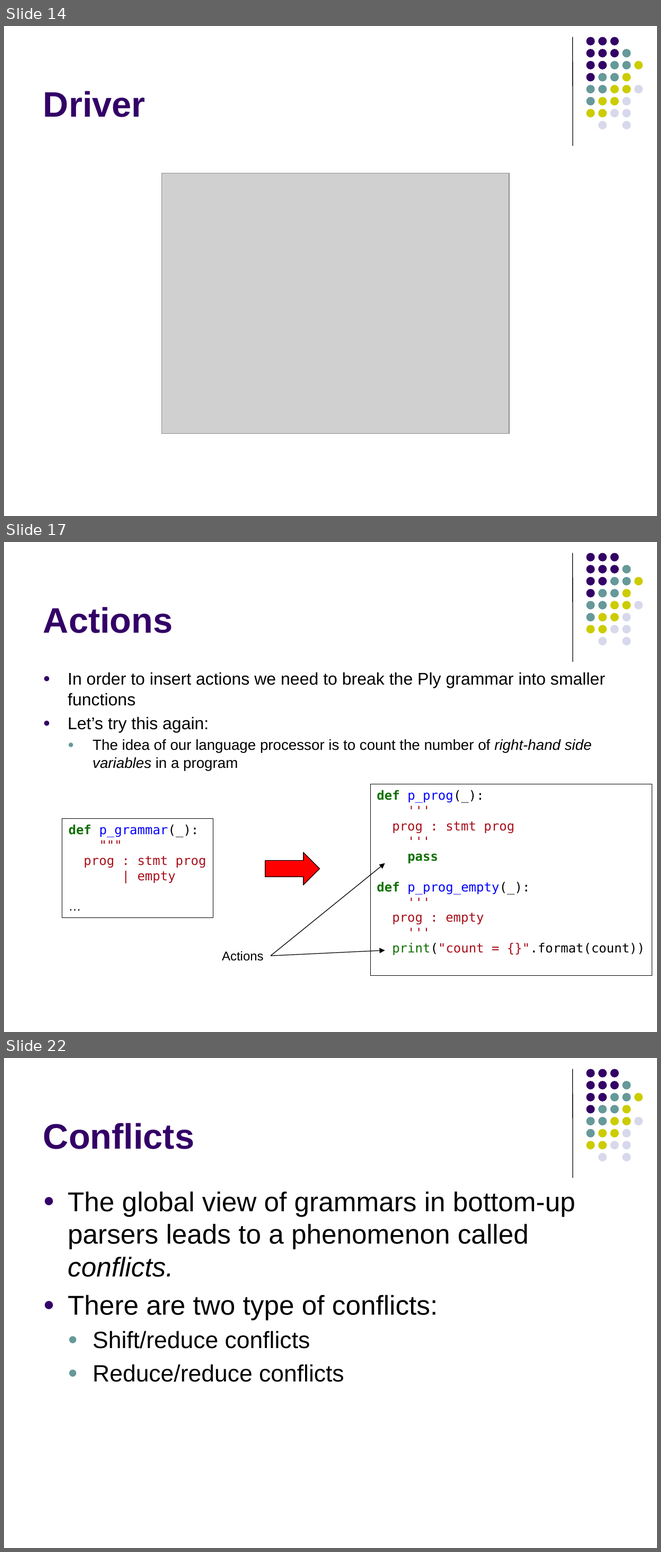
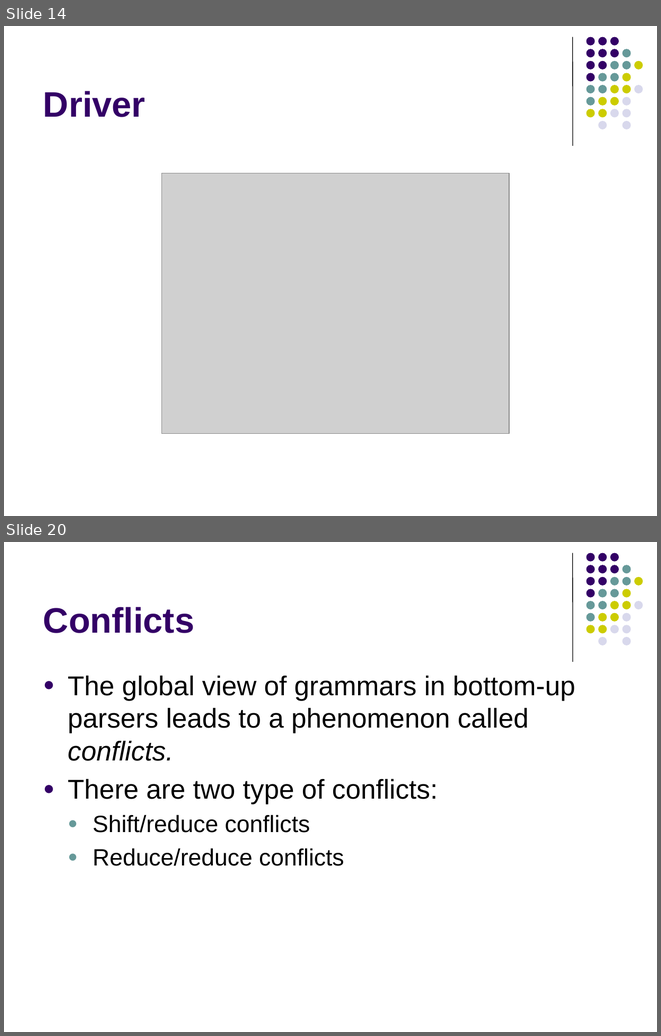
Before and after one commit to lutzhamel/CSC402, a slide deck: notes/csc402-ln021.pptx. Shown one above the other, each under a label of ours: slides 14, 17 and 22 before the commit, slides 14 and 20 after it; the slides between them are not shown. The pictures are 661x1552 and 661x1036 pixels, drawn with LibreOffice and Linux fonts; fonts in the diff are those of the drawing; grey boxes stand for pictures. Boxes give left, top, right and bottom in pixels: in the first picture for what was removed or moved away, otherwise in the second. Text is boxed around its words. In the diff, an @@ line names an element or a change of style, - is before the commit and + after.

```diff
--- a/notes/csc402-ln021.pptx
+++ b/notes/csc402-ln021.pptx
@@ slide 17 removed at [4,542,657,1032], background #FFFFFF; not listed: 32 template elements that a slide beside it also shows @@
@@ title removed at [43,607,173,633] @@
-Actions
@@ text removed at [68,672,605,770] @@
-● In order to insert actions we need to break the Ply grammar into smaller functions
-● Let’s try this again:
-  ● The idea of our language processor is to count the number of right-hand side variables in a program
@@ rectangle removed at [370,784,652,976] @@
-def p_prog(_):
-'''
-prog : stmt prog
-'''
-pass
-def p_prog_empty(_):
-'''
-prog : empty
-'''
-print("count = {}".format(count))
@@ rectangle removed at [62,819,213,917] @@
-def p_grammar(_):
-"""
-prog : stmt prog
-| empty
-…
@@ right arrow removed at [265,852,319,885] @@
@@ arrow removed from (271, 955) to (385, 863) @@
@@ text removed at [222,951,264,961] @@
-Actions
@@ arrow removed from (271, 955) to (385, 950) @@
@@ what was slide 22 is now slide 20 @@
```
Also in this commit, not shown: 5 slides changed, 3 slides added, 4 other slides removed, 1 other file.
